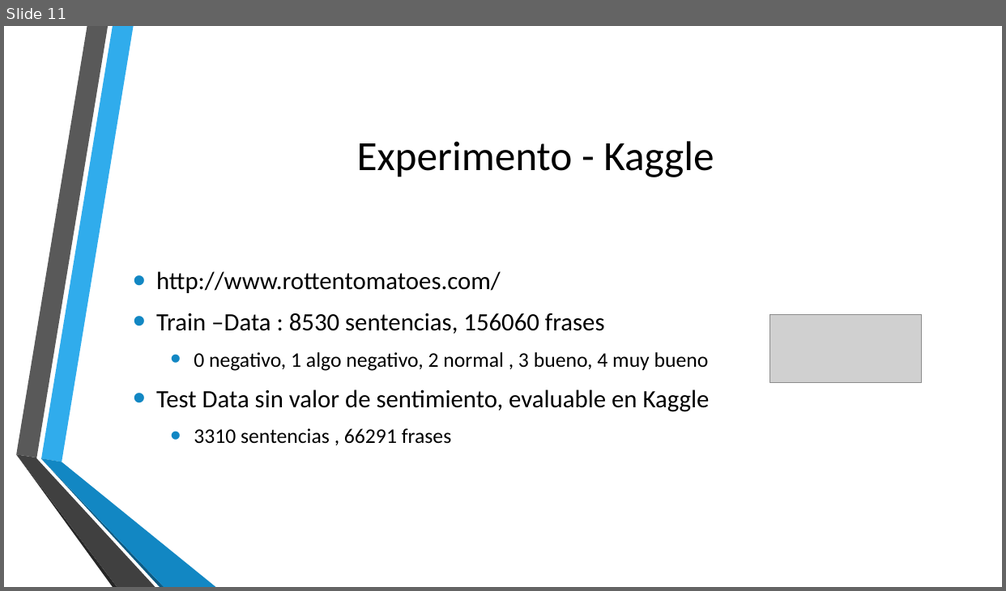
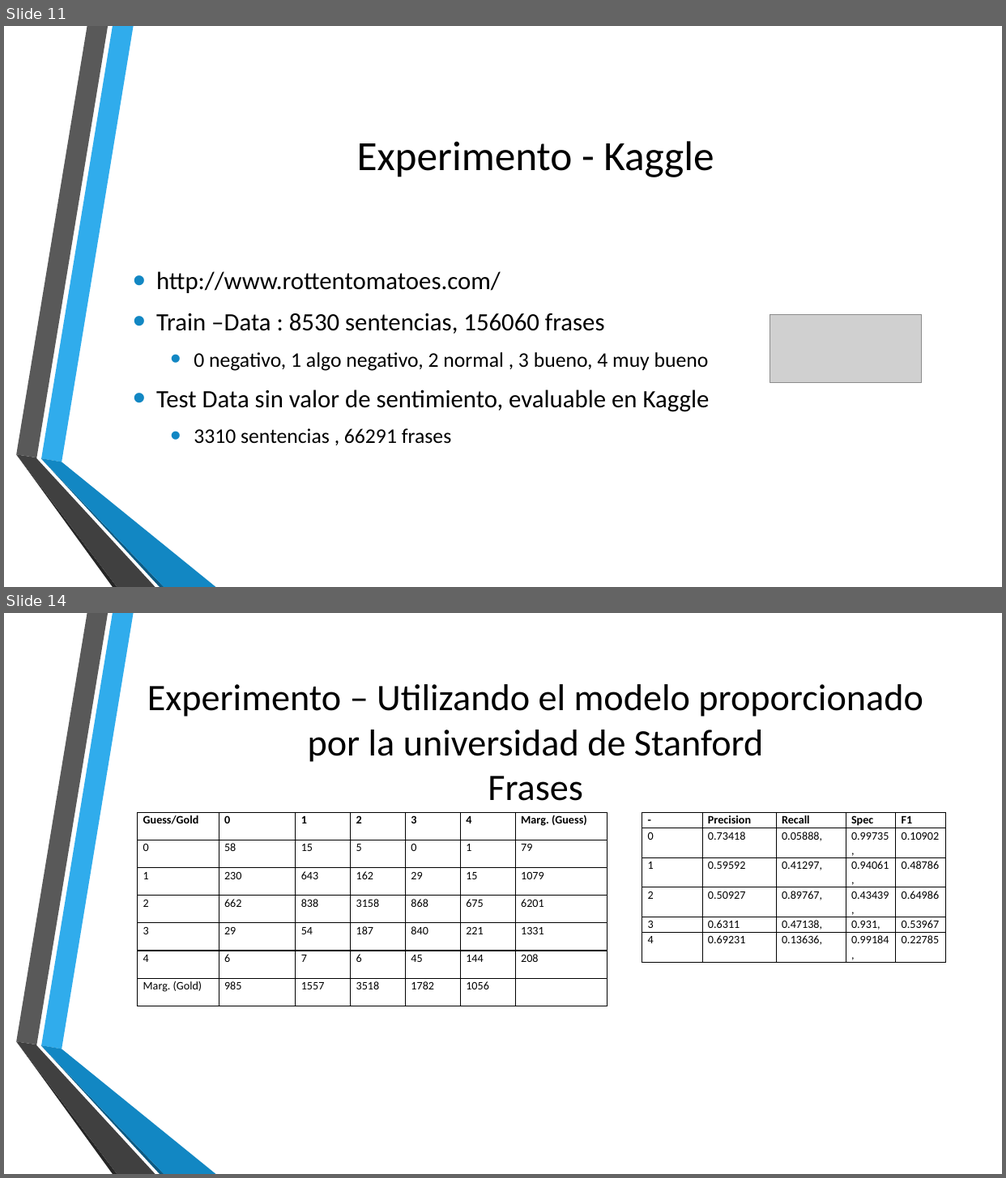
Before and after one commit to gcvalderrama/pucp_dl_RNTN, a slide deck: Análisis de sentimientos en reseñas de películas mediante.pptx. Shown one above the other, each under a label of ours: slide 11 before the commit, slides 11 and 14 after it; the slides between them are not shown. The pictures are 1006x591 and 1006x1178 pixels, drawn with LibreOffice and Linux fonts; fonts in the diff are those of the drawing; grey boxes stand for pictures; background and template pictures are left out. Boxes give left, top, right and bottom in pixels: in the first picture for what was removed or moved away, otherwise in the second. Text is boxed around its words. In the diff, an @@ line names an element or a change of style, - is before the commit and + after.

```diff
--- a/Análisis de sentimientos en reseñas de películas mediante.pptx
+++ b/Análisis de sentimientos en reseñas de películas mediante.pptx
@@ slide 14 added at bbox=[4, 613, 1002, 1174], background picture (left out); not listed: 6 template elements that a slide beside it also shows @@
@@ title added at bbox=[147, 684, 923, 801], 36 pt, text #000000 @@
+Experimento – Utilizando el modelo proporcionado por la universidad de Stanford
+Frases
@@ table added at bbox=[138, 813, 606, 1007], 7 rows, 7 columns @@
+Guess/Gold | 0 | 1 | 2 | 3 | 4 | Marg. (Guess)
+0 | 58 | 15 | 5 | 0 | 1 | 79
+1 | 230 | 643 | 162 | 29 | 15 | 1079
+2 | 662 | 838 | 3158 | 868 | 675 | 6201
+3 | 29 | 54 | 187 | 840 | 221 | 1331
+4 | 6 | 7 | 6 | 45 | 144 | 208
+Marg. (Gold) | 985 | 1557 | 3518 | 1782 | 1056 | 
@@ table added at bbox=[641, 813, 947, 957], 6 rows, 5 columns @@
+- | Precision | Recall | Spec | F1
+0 | 0.73418 | 0.05888, | 0.99735, | 0.10902
+1 | 0.59592 | 0.41297, | 0.94061, | 0.48786
+2 | 0.50927 | 0.89767, | 0.43439, | 0.64986
+3 | 0.6311 | 0.47138, | 0.931, | 0.53967
+4 | 0.69231 | 0.13636, | 0.99184, | 0.22785
```
Also in this commit, not shown: 8 slides changed, 4 other slides added, 1 slide removed, 8 other files.
